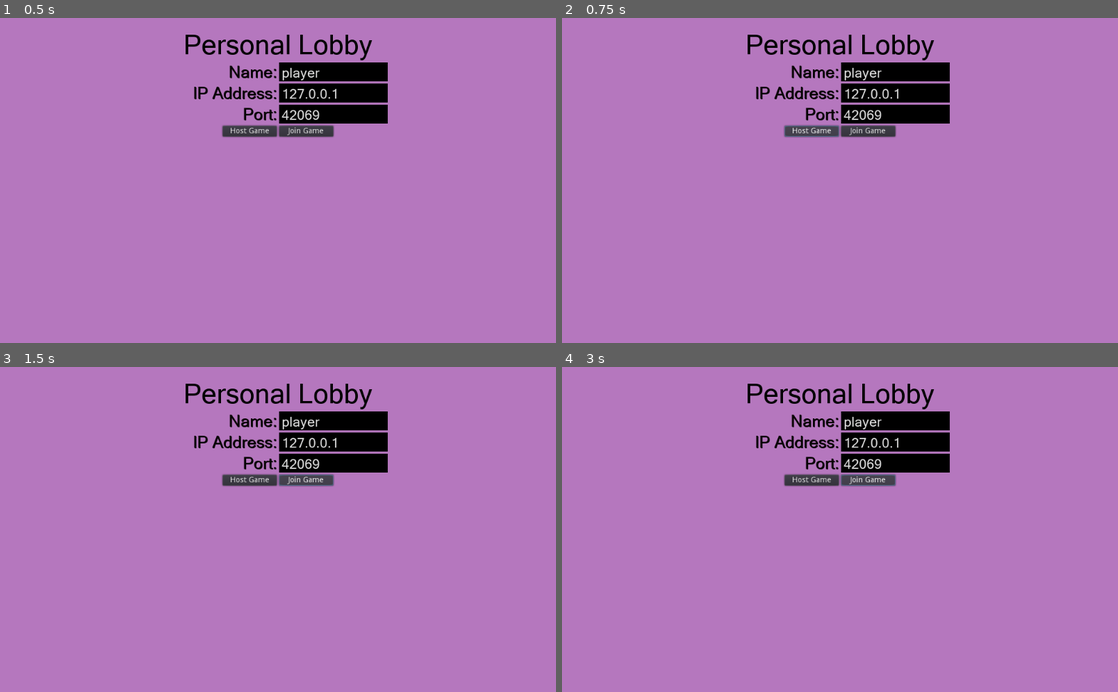
Above: before the commit, frames 1-4 (two rows, left to right).
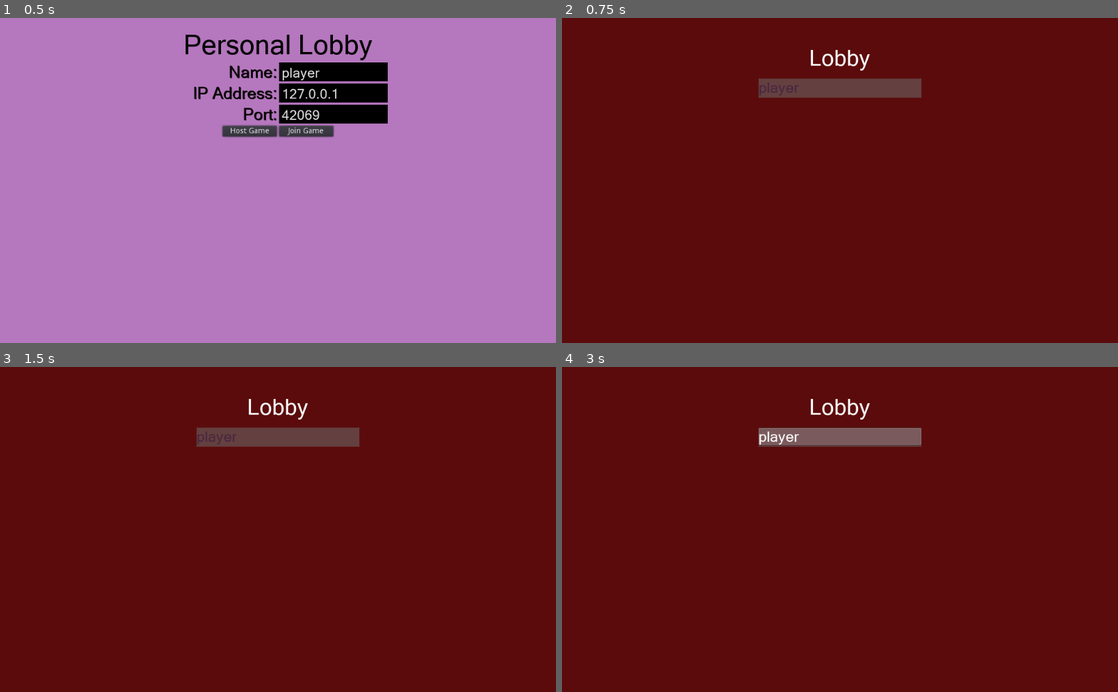
Above: after the commit, the same moments.

Repository: mathat13/MultiplayerGame
Game: Godot game, scene res://Lobby/Lobby.tscn
Same seed, same stepped clock (60 frames per second), same inputs: the game is played once before the commit and once after it.
Inputs:
- Up to frame 1 (0.5 s): no input
- Up to frame 2 (0.75 s): click "Host Game" at 0.5 s
- Up to frame 3 (1.5 s): click "Join Game" at 1.25 s
- Up to frame 4 (3 s): hold Right (right, bound only after the commit) 2.03-2.78 s; hold Down (down, bound only after the commit) from 2.78 s (still down)

Frame 1 is identical in both runs. In frame 2, 100% of the frame differs, in the area x 0-100%, y 0-100%; in frame 3, 100%; in frame 4, 100%.

Commit message:
Added Everything.

Diff:
--- /dev/null
+++ b/Dog/Dog.gd
@@ -0,0 +1,18 @@
+extends KinematicBody2D
+
+var player : KinematicBody2D
+
+export (int) var speed = 150
+
+var velocity = Vector2()
+
+func follow_player():
+	if player:
+		look_at(player.position)
+		var distance = position.distance_to(player.position)
+		if distance > 100.0:
+			velocity = Vector2(speed, 0).rotated(rotation)
+			velocity = move_and_slide(velocity)
+
+func _physics_process(delta):
+	follow_player()
--- /dev/null
+++ b/Dog/Dog.tscn
@@ -0,0 +1,10 @@
+[gd_scene load_steps=3 format=2]
+
+[ext_resource path="res://icon.png" type="Texture" id=1]
+[ext_resource path="res://Dog/Dog.gd" type="Script" id=2]
+
+[node name="Dog" type="KinematicBody2D"]
+script = ExtResource( 2 )
+
+[node name="Sprite" type="Sprite" parent="."]
+texture = ExtResource( 1 )
--- /dev/null
+++ b/Game/Game.gd
@@ -0,0 +1,4 @@
+extends Node2D
+
+func _ready():
+	$Dog.player = $Player
--- /dev/null
+++ b/Game/Game.tscn
@@ -0,0 +1,12 @@
+[gd_scene load_steps=4 format=2]
+
+[ext_resource path="res://Dog/Dog.tscn" type="PackedScene" id=1]
+[ext_resource path="res://Player/Player.tscn" type="PackedScene" id=2]
+[ext_resource path="res://Game/Game.gd" type="Script" id=3]
+
+[node name="Game" type="Node2D"]
+script = ExtResource( 3 )
+
+[node name="Player" parent="." instance=ExtResource( 2 )]
+
+[node name="Dog" parent="." instance=ExtResource( 1 )]
--- a/Lobby/Lobby.gd
+++ b/Lobby/Lobby.gd
@@ -4,22 +4,24 @@
 onready var selected_ip = $VBoxContainer/HBoxContainer/IPAddressTextEdit
 onready var selected_port = $VBoxContainer/HBoxContainer2/PortTextEdit
 onready var selected_name = $VBoxContainer/HBoxContainer4/NameTextEdit
+onready var waiting_room = $WaitingRoom
 
 func _ready():
-	selected_port.text = Save.save_data['selected_port']
-	selected_ip.text = Save.save_data['selected_ip']
+	selected_port.text = str(Network.DEFAULT_PORT)
+	selected_ip.text = Network.DEFAULT_IP
 	selected_name.text = Save.save_data['player_name']
 	$VBoxContainer/HBoxContainer3/JoinButton.connect("pressed", self, '_on_JoinButton_pressed')
 
 func _on_HostButton_pressed():
 	Network.selected_port = int(selected_port.text)
 	Network.create_server()
+	create_waiting_room()
 
 func _on_JoinButton_pressed():
 	Network.selected_port = int(selected_port.text)
 	Network.selected_ip = selected_ip.text
 	Network.connect_to_server()
-
+	create_waiting_room()
 
 func _on_NameTextEdit_text_changed():
 	Save.save_data['player_name'] = selected_name.text
@@ -34,3 +36,7 @@
 func _on_IPAddressTextEdit_text_changed():
 	Save.save_data['selected_ip'] = selected_ip.text
 	Save.save_data()
+
+func create_waiting_room():
+	waiting_room.popup()
+	waiting_room.refresh_players(Network.players)
--- a/Lobby/Lobby.tscn
+++ b/Lobby/Lobby.tscn
@@ -1,8 +1,9 @@
-[gd_scene load_steps=6 format=2]
+[gd_scene load_steps=7 format=2]
 
 [ext_resource path="res://Lobby/Lobby.gd" type="Script" id=1]
 [ext_resource path="res://Resource/Font/micross.ttf" type="DynamicFontData" id=2]
 [ext_resource path="res://SanitisedTextEdit/SanitisedTextEdit.tscn" type="PackedScene" id=3]
+[ext_resource path="res://Lobby/WaitingRoom.tscn" type="PackedScene" id=4]
 
 [sub_resource type="DynamicFont" id=1]
 size = 50
@@ -124,6 +125,8 @@
 size_flags_horizontal = 2
 text = "Join Game"
 
+[node name="WaitingRoom" parent="." instance=ExtResource( 4 )]
+
 [connection signal="text_changed" from="VBoxContainer/HBoxContainer4/NameTextEdit" to="." method="_on_NameTextEdit_text_changed"]
 [connection signal="text_changed" from="VBoxContainer/HBoxContainer/IPAddressTextEdit" to="." method="_on_IPAddressTextEdit_text_changed"]
 [connection signal="text_changed" from="VBoxContainer/HBoxContainer2/PortTextEdit" to="." method="_on_PortTextEdit_text_changed"]
--- /dev/null
+++ b/Lobby/WaitingRoom.gd
@@ -0,0 +1,12 @@
+extends Popup
+
+onready var itemlist = $MarginContainer/VBoxContainer/ItemList
+
+func _ready():
+	pass # Replace with function body.
+
+func refresh_players(players:Dictionary):
+	itemlist.clear()
+	for player_id in players:
+		var player_name = players[player_id]["player_name"]
+		itemlist.add_item(player_name)
--- /dev/null
+++ b/Lobby/WaitingRoom.tscn
@@ -0,0 +1,67 @@
+[gd_scene load_steps=6 format=2]
+
+[ext_resource path="res://Resource/Font/micross.ttf" type="DynamicFontData" id=1]
+[ext_resource path="res://Lobby/WaitingRoom.gd" type="Script" id=2]
+
+[sub_resource type="DynamicFont" id=3]
+size = 41
+font_data = ExtResource( 1 )
+
+[sub_resource type="DynamicFont" id=4]
+size = 27
+outline_color = Color( 0, 0, 0, 1 )
+font_data = ExtResource( 1 )
+
+[sub_resource type="StyleBoxFlat" id=5]
+bg_color = Color( 0.4, 0.254902, 0.254902, 1 )
+
+[node name="WaitingRoom" type="Popup" groups=["waiting_room"]]
+anchor_right = 1.0
+anchor_bottom = 1.0
+script = ExtResource( 2 )
+
+[node name="ColorRect" type="ColorRect" parent="."]
+anchor_right = 1.0
+anchor_bottom = 1.0
+color = Color( 0.360784, 0.0470588, 0.0470588, 1 )
+
+[node name="MarginContainer" type="MarginContainer" parent="."]
+anchor_right = 1.0
+anchor_bottom = 1.0
+custom_constants/margin_right = 50
+custom_constants/margin_top = 50
+custom_constants/margin_left = 50
+custom_constants/margin_bottom = 50
+
+[node name="VBoxContainer" type="VBoxContainer" parent="MarginContainer"]
+margin_left = 50.0
+margin_top = 50.0
+margin_right = 974.0
+margin_bottom = 550.0
+custom_constants/separation = 15
+
+[node name="Label" type="Label" parent="MarginContainer/VBoxContainer"]
+margin_right = 924.0
+margin_bottom = 47.0
+custom_fonts/font = SubResource( 3 )
+text = "Lobby"
+align = 1
+
+[node name="ItemList" type="ItemList" parent="MarginContainer/VBoxContainer"]
+margin_left = 312.0
+margin_top = 62.0
+margin_right = 612.0
+margin_bottom = 281.0
+rect_min_size = Vector2( 300, 0 )
+size_flags_horizontal = 4
+size_flags_vertical = 4
+custom_colors/guide_color = Color( 0, 0, 0, 0 )
+custom_colors/font_color = Color( 0.192157, 0.0705882, 0.247059, 0.552941 )
+custom_fonts/font = SubResource( 4 )
+custom_styles/bg = SubResource( 5 )
+items = [ "Player1", null, false, "Player2", null, false, "Player3", null, false, "Player4", null, false, "Player5", null, false, "Player6", null, false ]
+max_text_lines = 5
+auto_height = true
+__meta__ = {
+"_editor_description_": ""
+}
--- /dev/null
+++ b/Player/Player.gd
@@ -0,0 +1,21 @@
+extends KinematicBody2D
+
+var velocity = Vector2(0,0)
+const accel:float = 6.0
+const max_velocity = 300
+
+
+func get_movement_vector():
+	var move_vector = Vector2.ZERO
+	move_vector.x = Input.get_action_strength("right") - Input.get_action_strength("left")
+	move_vector.y = Input.get_action_strength("down") - Input.get_action_strength("up")
+	return move_vector
+
+func _physics_process(_delta):
+	var move_vector = get_movement_vector()
+	var desired_x = max_velocity * move_vector.x - velocity.x
+	var desired_y = max_velocity * move_vector.y - velocity.y
+	velocity.x += clamp(desired_x, -accel, accel)
+	velocity.y += clamp(desired_y, -accel, accel)
+	print(accel, velocity)
+	velocity = move_and_slide(velocity)
--- /dev/null
+++ b/Player/Player.tscn
@@ -0,0 +1,10 @@
+[gd_scene load_steps=3 format=2]
+
+[ext_resource path="res://icon.png" type="Texture" id=1]
+[ext_resource path="res://Player/Player.gd" type="Script" id=2]
+
+[node name="Player" type="KinematicBody2D"]
+script = ExtResource( 2 )
+
+[node name="Sprite" type="Sprite" parent="."]
+texture = ExtResource( 1 )
--- a/autoloads/Network.gd
+++ b/autoloads/Network.gd
@@ -3,6 +3,7 @@
 const DEFAULT_IP = "127.0.0.1"
 const DEFAULT_PORT = 42069
 const MAX_PLAYERS = 8
+const ENABLE_UPNP = false
 var selected_ip = DEFAULT_IP
 var selected_port = DEFAULT_PORT
 var local_player_id = 0
@@ -12,6 +13,14 @@
 func _ready():
 	get_tree().connect("network_peer_connected", self, '_on_player_connected')
 	get_tree().connect("network_peer_disconnected", self, '_on_player_disconnected')
+	_upnp_setup()
+
+func _upnp_setup():
+	if ENABLE_UPNP:
+		var upnp = UPNP.new()
+		upnp.discover()
+		upnp.add_port_mapping(selected_port)
+
 
 func create_server():
 	var peer = NetworkedMultiplayerENet.new()
@@ -26,7 +35,7 @@
 	get_tree().set_network_peer(peer)
 
 func add_to_playerlist():
-	player_data = Save.save_data['player_name']
+	player_data = Save.save_data
 	local_player_id = get_tree().get_network_unique_id()
 	players[local_player_id] = player_data
 
@@ -38,7 +47,10 @@
 	players[id] = player_info
 	if get_tree().is_network_server():
 		rset('players', players)
-		print(players)
+		rpc('update_waiting_room')
+
+sync func update_waiting_room():
+	get_tree().call_group("waiting_room", "refresh_players", players)
 
 func _on_player_connected(id):
 	pass #players[id]
--- a/autoloads/Save.gd
+++ b/autoloads/Save.gd
@@ -3,9 +3,7 @@
 const SAVEGAME = "user://save.json"
 var save_data = {}
 var default_data = {
-	"player_name" : "player",
-	"selected_ip" : Network.DEFAULT_IP,
-	"selected_port" : str(Network.DEFAULT_PORT),
+	"player_name" : "player"
 }
 
 func _ready():
--- a/project.godot
+++ b/project.godot
@@ -19,6 +19,38 @@
 Network="*res://autoloads/Network.gd"
 Save="*res://autoloads/Save.gd"
 
+[input]
+
+left={
+"deadzone": 0.5,
+"events": [ Object(InputEventKey,"resource_local_to_scene":false,"resource_name":"","device":0,"alt":false,"shift":false,"control":false,"meta":false,"command":false,"pressed":false,"scancode":65,"physical_scancode":0,"unicode":0,"echo":false,"script":null)
+, Object(InputEventKey,"resource_local_to_scene":false,"resource_name":"","device":0,"alt":false,"shift":false,"control":false,"meta":false,"command":false,"pressed":false,"scancode":16777231,"physical_scancode":0,"unicode":0,"echo":false,"script":null)
+ ]
+}
+right={
+"deadzone": 0.5,
+"events": [ Object(InputEventKey,"resource_local_to_scene":false,"resource_name":"","device":0,"alt":false,"shift":false,"control":false,"meta":false,"command":false,"pressed":false,"scancode":16777233,"physical_scancode":0,"unicode":0,"echo":false,"script":null)
+, Object(InputEventKey,"resource_local_to_scene":false,"resource_name":"","device":0,"alt":false,"shift":false,"control":false,"meta":false,"command":false,"pressed":false,"scancode":68,"physical_scancode":0,"unicode":0,"echo":false,"script":null)
+ ]
+}
+up={
+"deadzone": 0.5,
+"events": [ Object(InputEventKey,"resource_local_to_scene":false,"resource_name":"","device":0,"alt":false,"shift":false,"control":false,"meta":false,"command":false,"pressed":false,"scancode":87,"physical_scancode":0,"unicode":0,"echo":false,"script":null)
+, Object(InputEventKey,"resource_local_to_scene":false,"resource_name":"","device":0,"alt":false,"shift":false,"control":false,"meta":false,"command":false,"pressed":false,"scancode":16777232,"physical_scancode":0,"unicode":0,"echo":false,"script":null)
+ ]
+}
+down={
+"deadzone": 0.5,
+"events": [ Object(InputEventKey,"resource_local_to_scene":false,"resource_name":"","device":0,"alt":false,"shift":false,"control":false,"meta":false,"command":false,"pressed":false,"scancode":16777234,"physical_scancode":0,"unicode":0,"echo":false,"script":null)
+, Object(InputEventKey,"resource_local_to_scene":false,"resource_name":"","device":0,"alt":false,"shift":false,"control":false,"meta":false,"command":false,"pressed":false,"scancode":83,"physical_scancode":0,"unicode":0,"echo":false,"script":null)
+ ]
+}
+click={
+"deadzone": 0.5,
+"events": [ Object(InputEventMouseButton,"resource_local_to_scene":false,"resource_name":"","device":0,"alt":false,"shift":false,"control":false,"meta":false,"command":false,"button_mask":0,"position":Vector2( 0, 0 ),"global_position":Vector2( 0, 0 ),"factor":1.0,"button_index":1,"pressed":false,"doubleclick":false,"script":null)
+ ]
+}
+
 [physics]
 
 common/enable_pause_aware_picking=true
